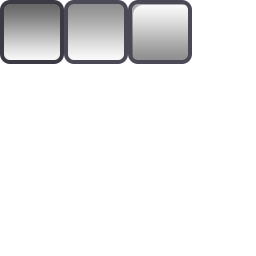
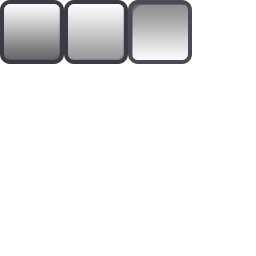
Layer changes from the first 256 × 256 image to the second:
moved "Out" above "Over" over box(4, 4, 60, 60)
moved "Over" above "Down" over box(64, 0, 128, 64)
